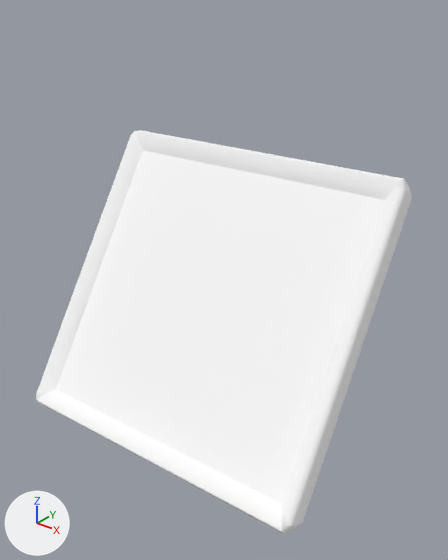
One commit to the glTF model public/scene.glb: the scene before it, then after it.
Rendered twice from a 50 mm camera at (5.38, -17.39, 5.72) aimed at (1.08, -12.03, 2.39). Every picture has the same lights, and +X, +Y and +Z are marked at lower left.

The older version as bpy lines, for what is in view:
```python
me_object_0_001 = bpy.data.meshes.new('Object_0.001')
me_object_0_001.from_pydata([(-1.78, -3.47, -11.25), (1.78, -3.47, -11.25), (1.78, -7.0, -11.25), (-1.78, -7.0, -11.25)], [], [(0, 1, 2), (0, 2, 3)])
me_object_0_001.materials.append(mat_lambert2sg_001)  # white #ffffff
me_object_1_001 = bpy.data.meshes.new('Object_1.001')
me_object_1_001.from_pydata(...)  # 32 vertices, 58 faces; spans x -2.0..2.0, y -7.27..-3.2, z -11.39..-10.92
me_object_1_001.materials.append(mat_lambert3sg_001)  # white #ffffff
ob_object_2 = bpy.data.objects.new('Object_2', me_object_0_001)
ob_object_2.parent = ob_picture_frame_obj_cleaner_materialmerger_gles_001
ob_object_2.location = (0.0, 0.0, 0.0)
ob_object_2.rotation_euler = (0.604, 0.0709, -3.127)  # degrees (35, 4.1, -179)
ob_object_3 = bpy.data.objects.new('Object_3', me_object_1_001)
ob_object_3.parent = ob_picture_frame_obj_cleaner_materialmerger_gles_001
ob_object_3.location = (0.0, 0.0, 0.0)
ob_object_3.rotation_euler = (0.604, 0.0709, -3.127)  # degrees (35, 4.1, -179)
```
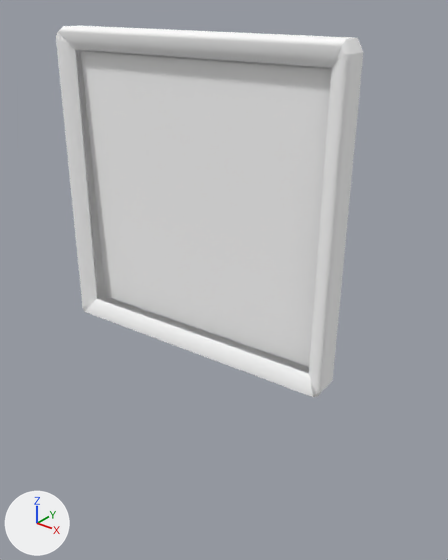
Boxes (x1, y1, x2, y2) around the edits, measured in the pictures (448 x 560 px):
```json
{"object": "Object_2", "change": "moved, turned", "before": [56, 150, 385, 504], "after": [81, 52, 332, 366]}
{"object": "Object_3", "change": "moved, turned", "before": [36, 130, 412, 534], "after": [56, 26, 363, 397]}
```

Scene script edits in JSON lines:
```json
{"op": "set", "path": "ob_object_2.location", "old": "(0.0, 0.0, 0.0)", "new": "(-0.444, -8.43, -0.598)"}
{"op": "set", "path": "ob_object_2.rotation_euler", "old": "(0.604, 0.0709, -3.127)", "new": "(-0.00673, 0.0753, 3.134)", "note": "degrees (35, 4.1, -179) -> degrees (-0.4, 4.3, 180)"}
{"op": "set", "path": "ob_object_3.location", "old": "(0.0, 0.0, 0.0)", "new": "(-0.442, -8.153, -0.593)"}
{"op": "set", "path": "ob_object_3.rotation_euler", "old": "(0.604, 0.0709, -3.127)", "new": "(0.0207, 0.0754, 3.135)", "note": "degrees (35, 4.1, -179) -> degrees (1.2, 4.3, 180)"}
```
